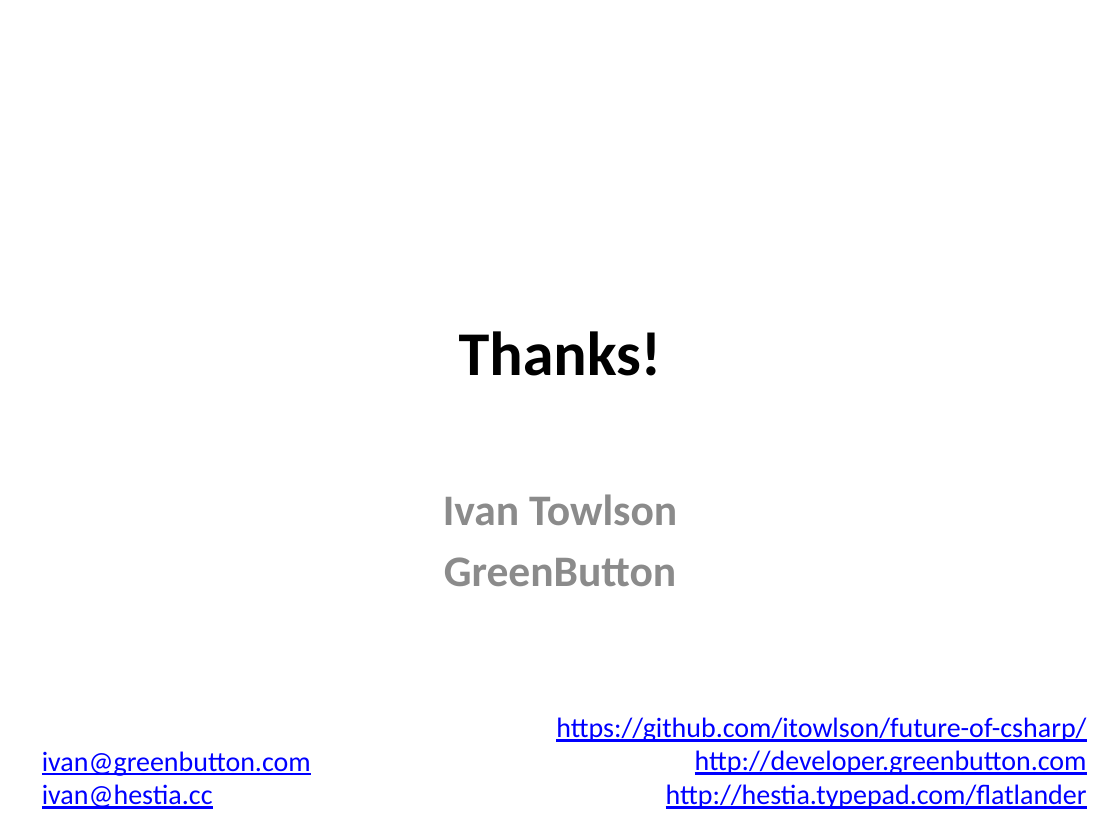
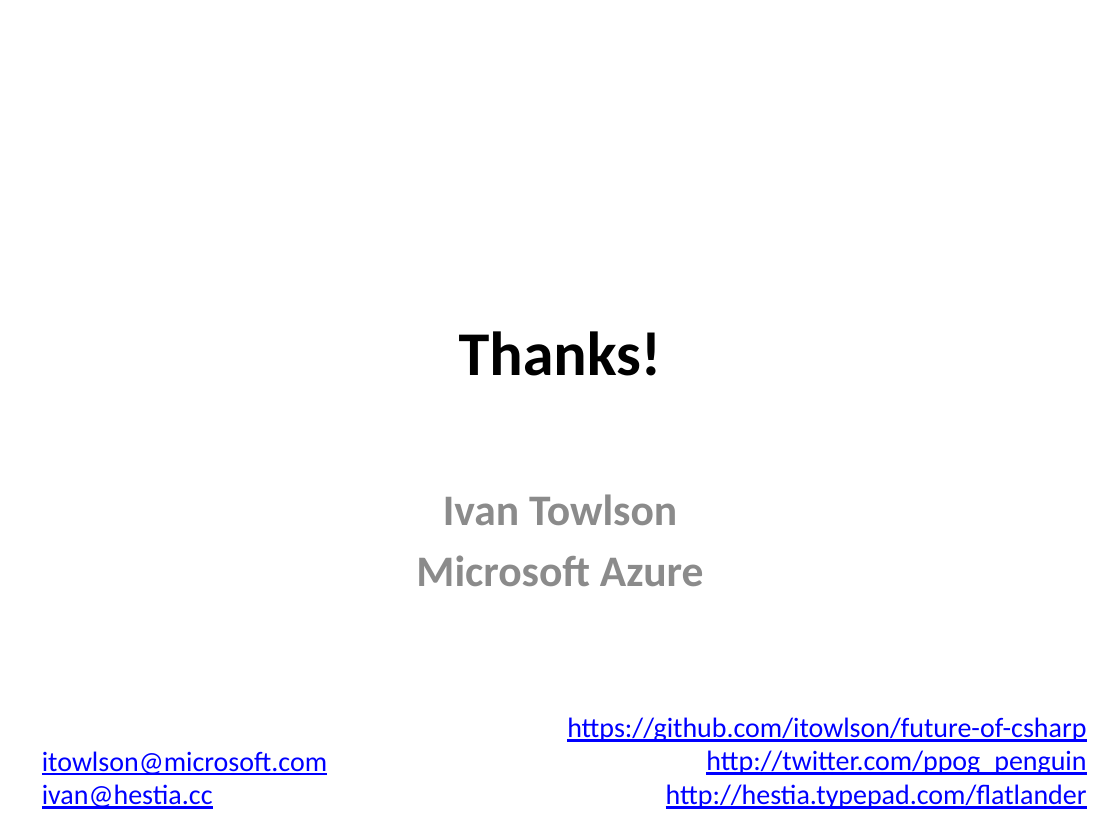
Before and after one commit to itowlson/future-of-csharp, a slide deck: slide 18 of The future of C#.pptx. Drawn at 1120x840 pixels with LibreOffice and Linux fonts; fonts in the diff are those of the drawing. Boxes give left, top, right and bottom in pixels: in the first picture for what was removed or moved away, otherwise in the second. Text is boxed around its words. In the diff, an @@ line names an element or a change of style, - is before the commit and + after.

```diff
--- a/The future of C#.pptx
+++ b/The future of C#.pptx
@@ subtitle at (x1=416, y1=555, x2=704, y2=586): text changed @@
-GreenButton
+Microsoft Azure
@@ text at (x1=567, y1=717, x2=1086, y2=775): text changed @@
-https://github.com/itowlson/future-of-csharp/
-http://developer.greenbutton.com
+https://github.com/itowlson/future-of-csharp
+http://twitter.com/ppog_penguin
@@ text at (x1=42, y1=751, x2=327, y2=775): text changed @@
-ivan@greenbutton.com
+itowlson@microsoft.com
```
Also in this commit, not shown: 1 other slide changed.
